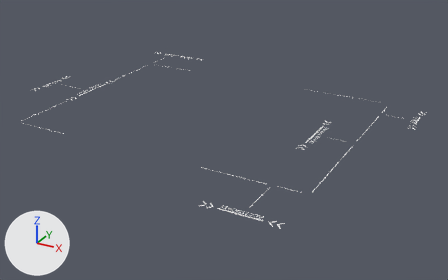
A saved change to the glTF model files/assets/137479914/1/WAYPOINTS.glb.
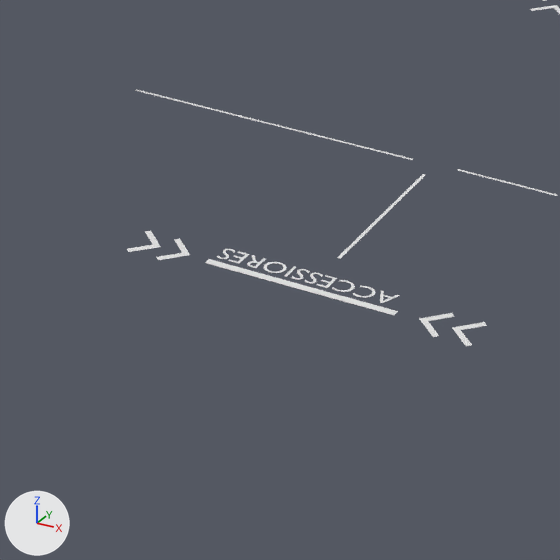
Each version appears first whole from a 50 mm camera at (13.16, -30.26, 82.06) aimed at (-6.51, 5.5, 64.18), and next in a close-up on the part from 38% to 67% of the width and 52% to 100% of the height. Lighting does not change. The marker at lower left points along +X, +Y and +Z. Where no turn or scale is listed for an object, it has been applied to the vertices. Vertices at the same position are counted once.

The first close-up shows 'STAGE'.
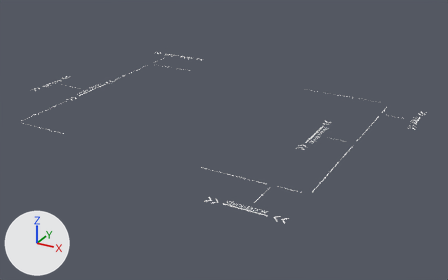
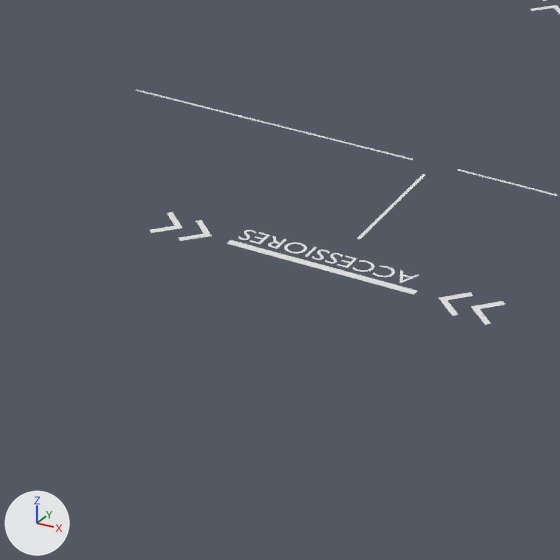
Where the change shows, as pixel boxes [x1, y1, x2, y2] in the close-ups (560 x 560 px; the box of a moved part takes in the faces that stretch with it):
'STAGE', reshaped
    before: [127, 0, 560, 346]
    after: [135, 0, 560, 325]
part 1 of me_mesh_0, moved or reshaped
    before: [127, 231, 161, 252]
    after: [150, 212, 182, 233]
part 2 of me_mesh_0, moved or reshaped
    before: [156, 239, 190, 260]
    after: [179, 220, 212, 241]
part 3 of me_mesh_0, moved or reshaped
    before: [452, 322, 487, 346]
    after: [471, 301, 506, 325]
part 4 of me_mesh_0, moved or reshaped
    before: [419, 313, 454, 337]
    after: [439, 292, 473, 316]
part 5 of me_mesh_0, moved or reshaped
    before: [205, 259, 398, 315]
    after: [226, 240, 417, 295]
part 6 of me_mesh_0, moved or reshaped
    before: [217, 249, 235, 259]
    after: [238, 230, 256, 240]
part 7 of me_mesh_0, moved or reshaped
    before: [228, 251, 249, 264]
    after: [250, 232, 270, 244]
part 8 of me_mesh_0, moved or reshaped
    before: [247, 255, 266, 268]
    after: [268, 236, 287, 249]
part 9 of me_mesh_0, moved or reshaped
    before: [263, 262, 287, 273]
    after: [284, 242, 307, 254]
part 10 of me_mesh_0, moved or reshaped
    before: [284, 266, 296, 277]
    after: [305, 247, 316, 257]
part 11 of me_mesh_0, moved or reshaped
    before: [291, 269, 310, 280]
    after: [312, 249, 330, 260]
part 12 of me_mesh_0, moved or reshaped
    before: [305, 272, 323, 283]
    after: [325, 253, 343, 263]
part 13 of me_mesh_0, moved or reshaped
    before: [317, 275, 337, 288]
    after: [337, 256, 357, 268]
part 14 of me_mesh_0, moved or reshaped
    before: [332, 280, 355, 292]
    after: [352, 260, 375, 272]
part 15 of me_mesh_0, moved or reshaped
    before: [353, 286, 375, 298]
    after: [373, 266, 395, 277]
part 16 of me_mesh_0, moved or reshaped
    before: [380, 290, 400, 303]
    after: [400, 270, 419, 283]
part 17 of me_mesh_0, moved or reshaped
    before: [337, 174, 425, 259]
    after: [357, 174, 425, 239]

Edits to the bpy script that builds the scene:
```text
Change me_mesh_0:
    where me_mesh_0.from_pydata(...)  # 1398 vertices, 1220 faces; spans x 2.5..31.0, y -11.5..11.9, z -0.2..-0.1
    used by ob_stage; location = (-25.1, 5.21, 66.17)
    me_mesh_0 part 1: the loose piece of 8 vertices spanning x 23.5..23.9, y -11.5..-10.9, z -0.1 is moved by (0.0, 0.5, 0.0)
    me_mesh_0 part 2: the loose piece of 8 vertices spanning x 23.9..24.3, y -11.5..-10.9, z -0.1 is moved by (0.0, 0.5, 0.0)
    me_mesh_0 part 3: the loose piece of 8 vertices spanning x 27.8..28.2, y -11.5..-10.9, z -0.1 is moved by (0.0, 0.5, 0.0)
    me_mesh_0 part 4: the loose piece of 8 vertices spanning x 27.4..27.8, y -11.5..-10.9, z -0.1 is moved by (0.0, 0.5, 0.0)
    me_mesh_0 part 5: the loose piece of 4 vertices spanning x 24.6..27.1, y -11.3..-11.2, z -0.2 is moved by (0.0, 0.5, 0.0)
    me_mesh_0 part 6: the loose piece of 32 vertices spanning x 24.6..24.7, y -11.1..-10.8, z -0.2 is moved by (0.0, 0.5, 0.0)
    me_mesh_0 part 7: the loose piece of 12 vertices spanning x 24.8..24.9, y -11.1..-10.8, z -0.2 is moved by (0.0, 0.5, 0.0)
    me_mesh_0 part 8: the loose piece of 31 vertices spanning x 25.0..25.2, y -11.1..-10.8, z -0.2 is moved by (0.0, 0.5, 0.0)
    me_mesh_0 part 9: the loose piece of 24 vertices spanning x 25.2..25.5, y -11.1..-10.8, z -0.2 is moved by (0.0, 0.5, 0.0)
    me_mesh_0 part 10: the loose piece of 4 vertices spanning x 25.6, y -11.1..-10.8, z -0.2 is moved by (0.0, 0.5, 0.0)
    me_mesh_0 part 11: the loose piece of 32 vertices spanning x 25.6..25.8, y -11.1..-10.8, z -0.2 is moved by (0.0, 0.5, 0.0)
    me_mesh_0 part 12: the loose piece of 32 vertices spanning x 25.8..26.0, y -11.1..-10.8, z -0.2 is moved by (0.0, 0.5, 0.0)
    me_mesh_0 part 13: the loose piece of 12 vertices spanning x 26.0..26.1, y -11.1..-10.8, z -0.2 is moved by (0.0, 0.5, 0.0)
    me_mesh_0 part 14: the loose piece of 26 vertices spanning x 26.2..26.4, y -11.1..-10.8, z -0.2 is moved by (0.0, 0.5, 0.0)
    me_mesh_0 part 15: the loose piece of 26 vertices spanning x 26.5..26.7, y -11.1..-10.8, z -0.2 is moved by (0.0, 0.5, 0.0)
    me_mesh_0 part 16: the loose piece of 11 vertices spanning x 26.7..27.0, y -11.1..-10.8, z -0.2 is moved by (0.0, 0.5, 0.0)
    me_mesh_0 part 17
    me_mesh_0.vertices[242].co: (26.0, -7.9, -0.2) -> (26.0, -9.8, -0.2)  # pixel (426, 174) -> pixel (360, 239)
    me_mesh_0.vertices[243].co: (25.9, -10.4, -0.2) -> (25.9, -7.9, -0.2)  # pixel (337, 257) -> pixel (422, 174)
    me_mesh_0.vertices[244].co: (26.0, -10.4, -0.2) -> (25.9, -9.8, -0.2)  # pixel (340, 258) -> pixel (356, 238)
```
